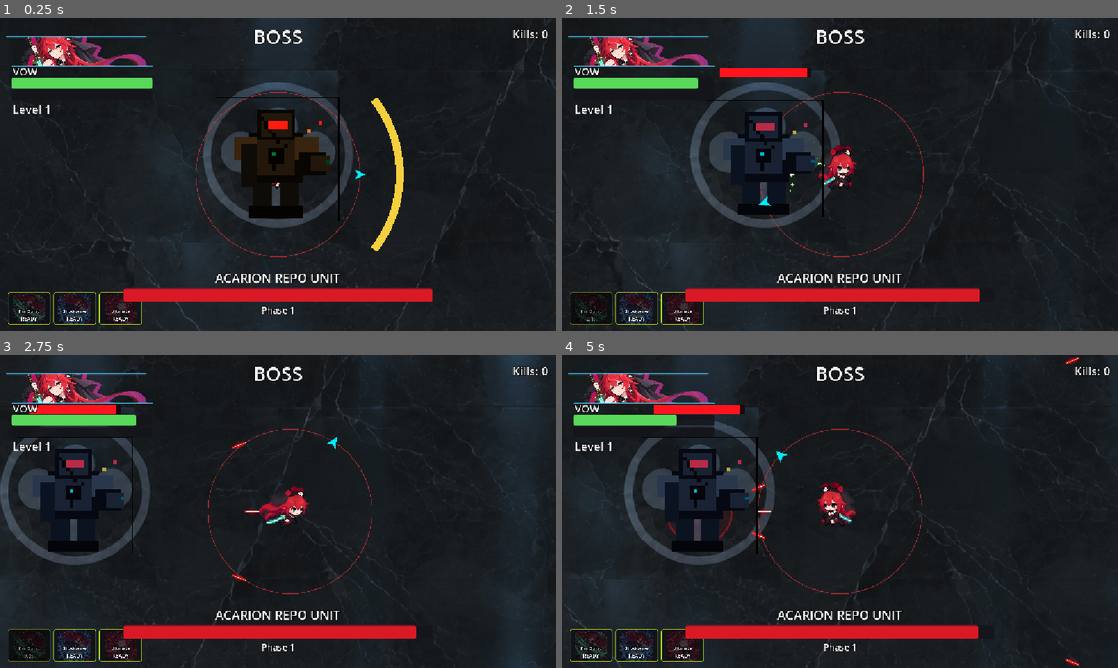
Above: before the commit, frames 1-4 (two rows, left to right).
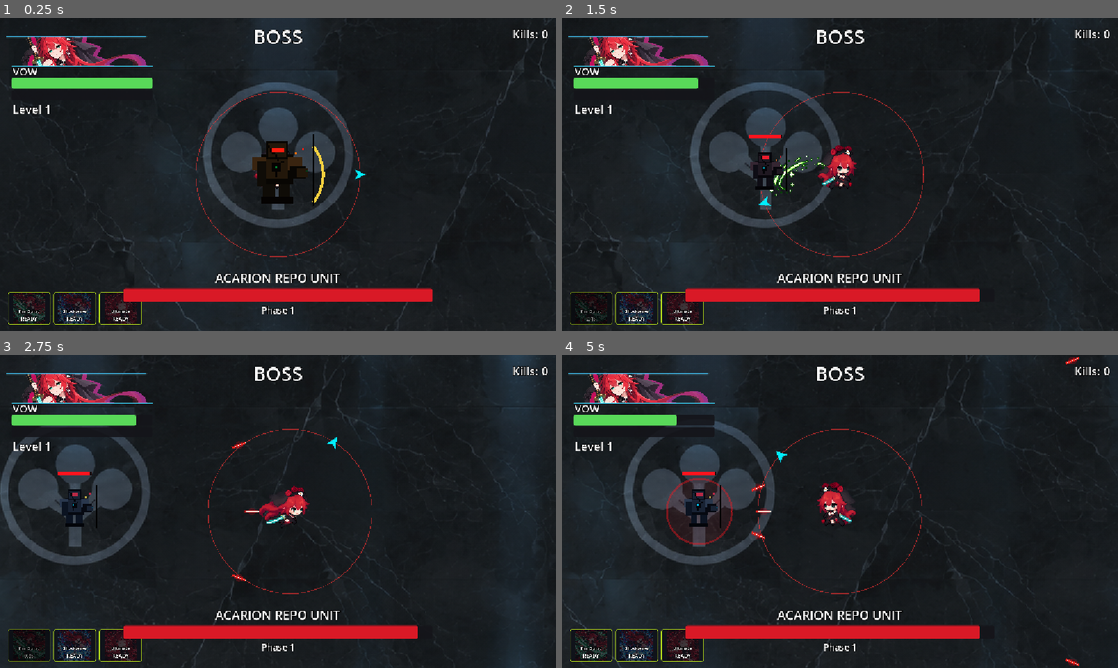
Above: after the commit, the same moments.

Repository: Shaheer-Abbasi/Projekt-Novi
Game: Godot game, scene res://scenes/Levels/2.tscn
Two runs of this game, one before a commit and one after it. Both use one fixed random seed, a clock stepped at 60 frames per second and the inputs below. This scene is started directly instead of the project's main scene. Video files are missing from this copy of the repository; at most half a second of black plays in their place. Sound files missing from this copy of the repository are replaced by a short silence.
Inputs (mouse positions are in pixels of both pictures, inside the frame that each line leads up to):
- Up to frame 1 (0.25 s): no input
- Up to frame 2 (1.5 s): tap Enter at 0.5 s; move the mouse to (962, 158) at 0.52 s; hold D (right) 0.53-1.25 s; tap 1 (ability_1) at 0.6 s; click (962, 158) at 0.67 s; drag from (728, 190) to (812, 237) at 1.27 s
- Up to frame 3 (2.75 s): move the mouse to (333, 442) at 2.02 s; hold D (right) from 2.03 s (still down); tap Shift (ability_3) at 2.1 s
- Up to frame 4 (5 s): release D (right) at 2.75 s; drag from (812, 574) to (806, 442) at 2.77 s; move the mouse to (1006, 558) at 3.52 s; hold A (left) 3.53-4.25 s; tap R at 3.6 s; drag from (673, 464) to (756, 433) at 4.27 s

The runs differ from the first frame. In frame 1, 3.8% of the frame differs, in the area x 38-73%, y 25-75%; in frame 2, 2.7%; in frame 3, 2.4%; in frame 4, 3.2%.

Commit message:
Force Acarion boss sprite visible at runtime

Diff:
--- a/projekt-novi/scripts/Temp_Scripts/acarion_repo_unit.gd
+++ b/projekt-novi/scripts/Temp_Scripts/acarion_repo_unit.gd
@@ -54,12 +54,27 @@
 
 func _ready() -> void:
 	super._ready()
+	_setup_boss_visual()
 	_home_position = global_position
 	phase = 1
 	stats.ranged = false
 	stats.speed = 0.0
 	_setup_message_ui()
 
+
+
+func _setup_boss_visual() -> void:
+	scale = Vector2.ONE
+	var cracked := load("res://assets/Enemies/acarion_repo_unit_cracked.png") as Texture2D
+	if cracked != null:
+		sprite.texture = cracked
+	sprite.visible = true
+	sprite.position = Vector2(0.0, -10.0)
+	sprite.scale = Vector2(1.35, 1.35)
+	sprite.modulate = Color.WHITE
+	sprite.self_modulate = Color.WHITE
+	sprite.z_as_relative = false
+	sprite.z_index = 100
 
 
 func _physics_process(delta: float) -> void:
